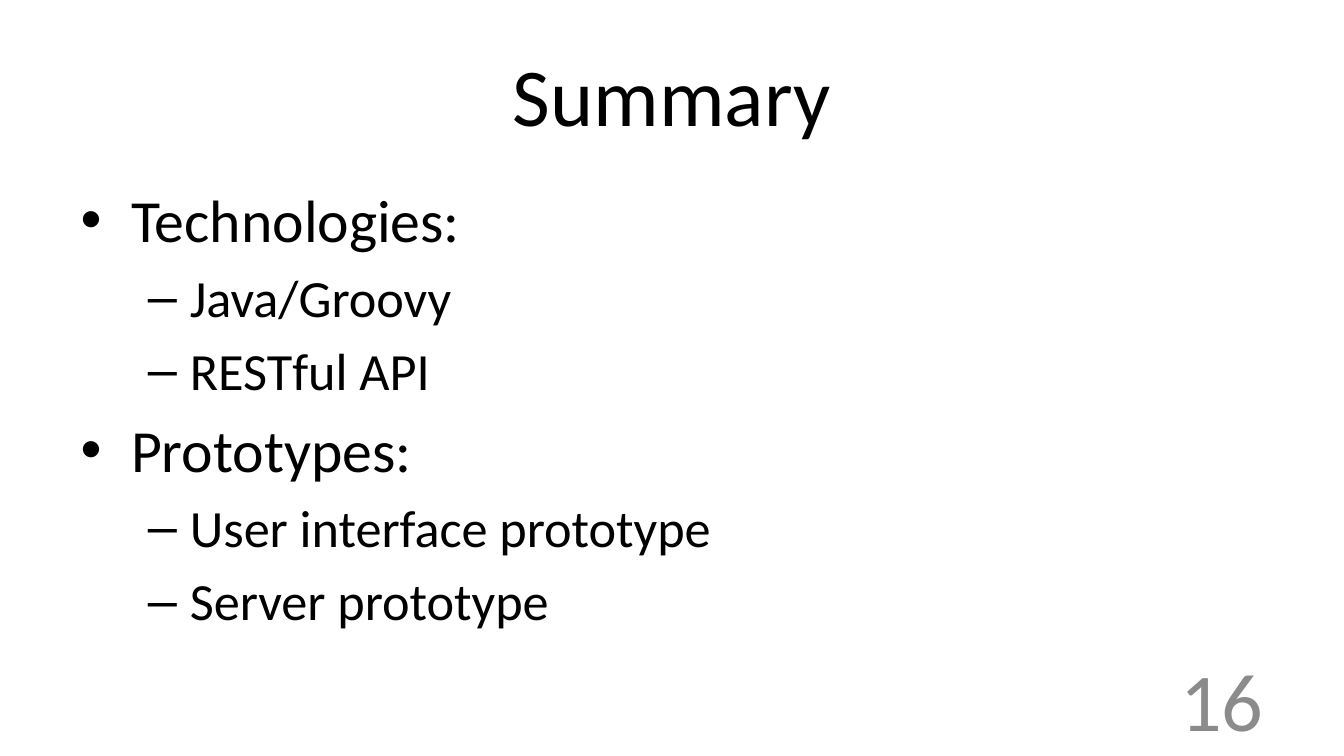
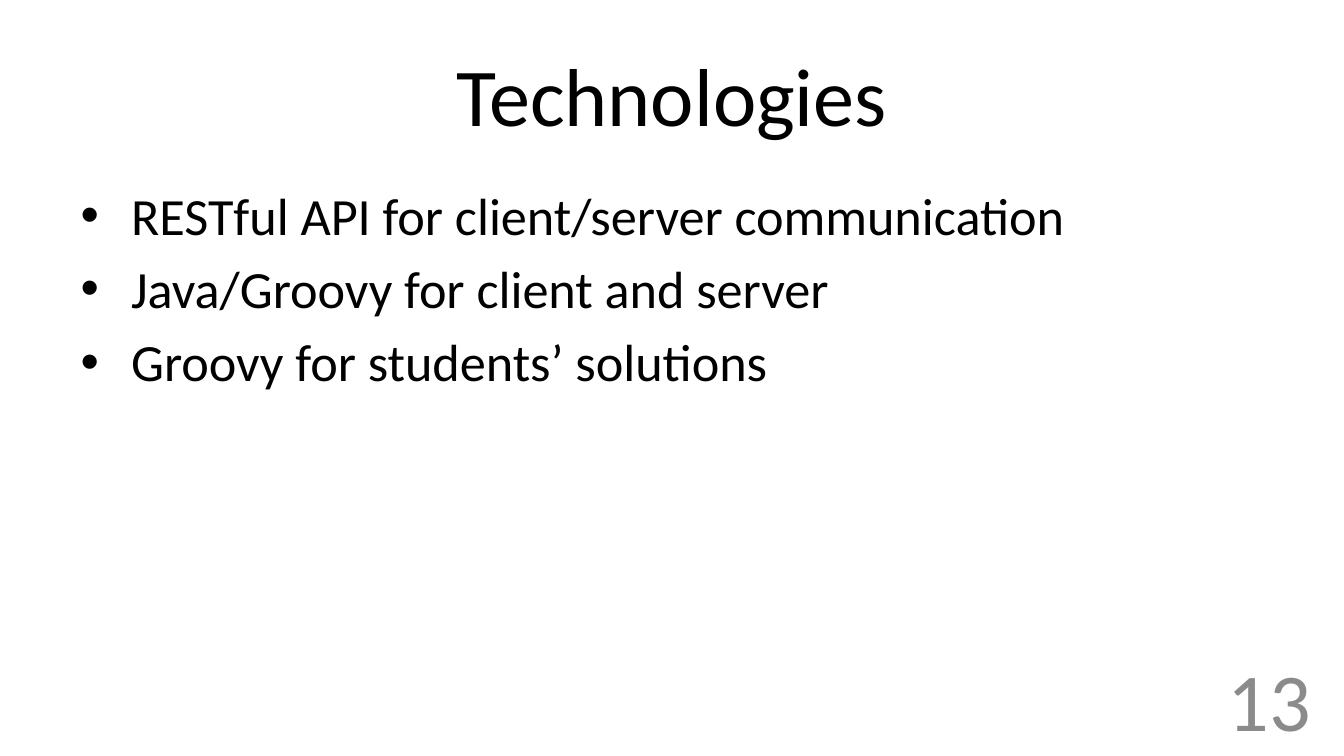
Before and after one commit to shiftuya/Robots, a slide deck: slide 13 of presentation.pptx (slide 16 before the commit). Drawn at 1344x756 pixels with LibreOffice and Linux fonts; fonts in the diff are those of the drawing. Boxes give left, top, right and bottom in pixels: in the first picture for what was removed or moved away, otherwise in the second. Text is boxed around its words. In the diff, an @@ line names an element or a change of style, - is before the commit and + after.

Commit message:
0.99

```diff
--- a/presentation.pptx
+++ b/presentation.pptx
@@ title at bbox=[456, 69, 886, 140]: text changed @@
-Summary
+Technologies
@@ text at bbox=[131, 198, 1065, 390]: text changed @@
-• Technologies:
-  – Java/Groovy
-  – RESTful API
-• Prototypes:
-  – User interface prototype
-  – Server prototype
+  • RESTful API for client/server communication
+  • Java/Groovy for client and server
+  • Groovy for students’ solutions
@@ page number at bbox=[1228, 678, 1311, 732]: text changed @@
-16
+13
```
Also in this commit, not shown: 3 other slides changed, 9 slides added, 11 slides removed.
